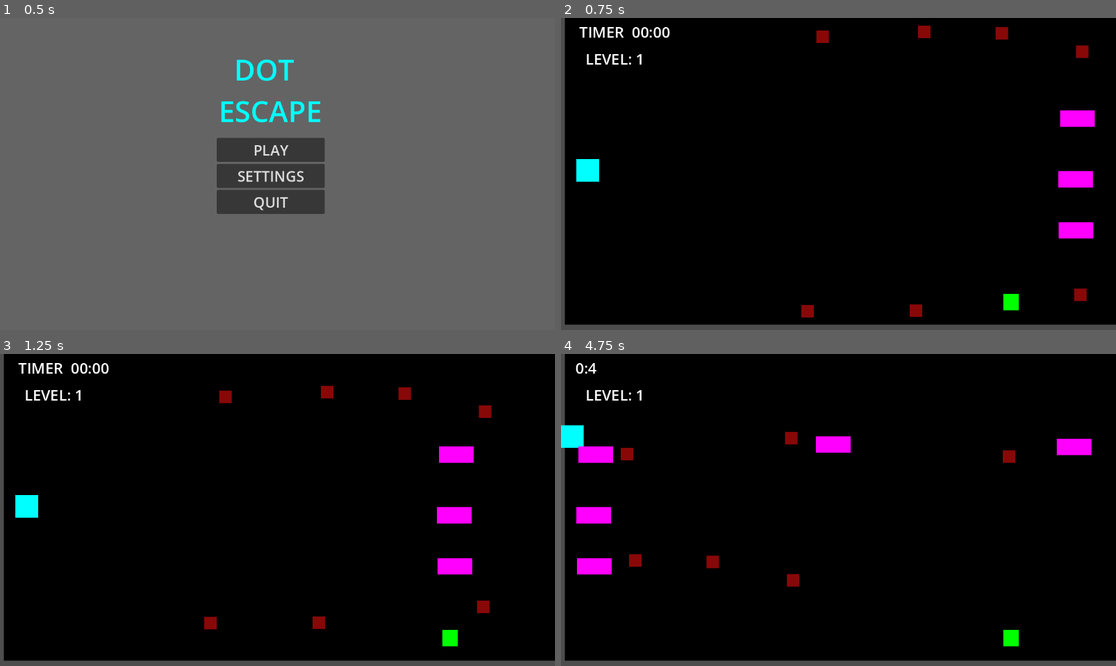
Above: before the commit, frames 1-4 (two rows, left to right).
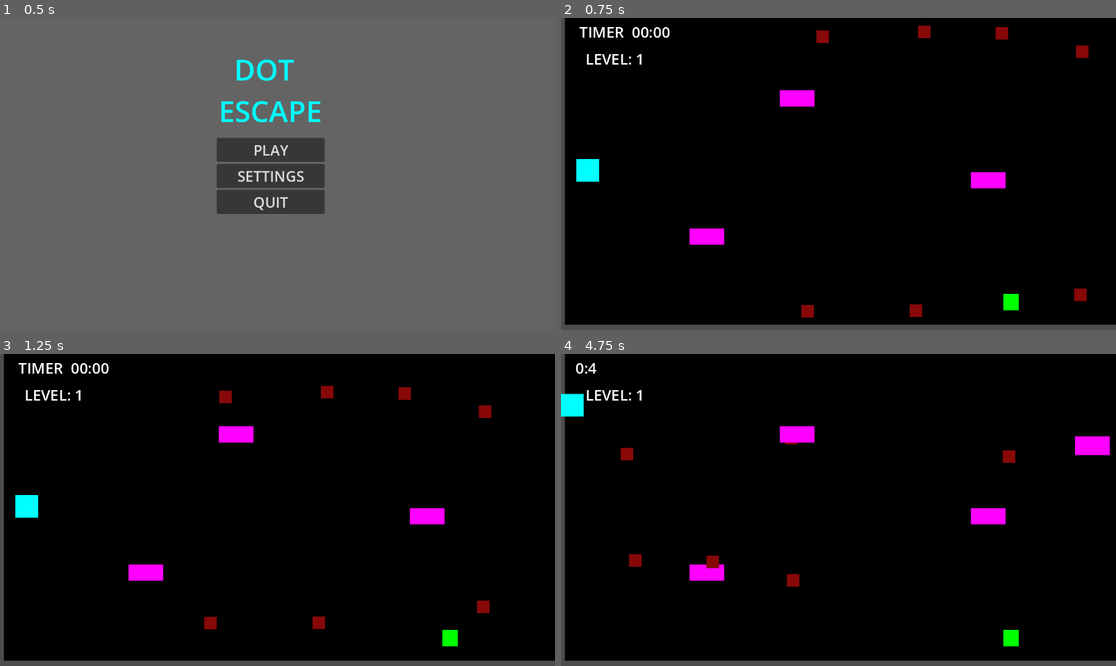
Above: after the commit, the same moments.

Repository: GitProjectAS/DOT-ESCAPE
Game: Godot game, scene res://Scenes/MainScreen.tscn
Two runs of this game, one before a commit and one after it. Both use one fixed random seed, a clock stepped at 60 frames per second and the inputs below.
Inputs:
- Up to frame 1 (0.5 s): no input
- Up to frame 2 (0.75 s): click "PLAY" at 0.5 s
- Up to frame 3 (1.25 s): no input
- Up to frame 4 (4.75 s): hold Right (ui_right) 1.28-2.03 s; hold Down (ui_down) 2.03-2.78 s; hold Right (ui_right) 2.78-3.53 s; hold Up (ui_up) 3.53-4.28 s; hold Left (ui_left) from 4.28 s (still down)

Frame 1 is identical in both runs. In frame 2, 2.0% of the frame differs, in the area x 23-97%, y 23-73%; in frame 3, 1.9%; in frame 4, 3.4%, in the area x 0-99%, y 12-73%.

Commit message:
Making horizontal enemy stationary

Diff:
--- a/dot-escape---godot-/Scenes/level.tscn
+++ b/dot-escape---godot-/Scenes/level.tscn
@@ -68,7 +68,7 @@
 position = Vector2(1100, 590)
 
 [node name="Area2D" parent="." unique_id=1221250160 groups=["vertical enemies"] instance=ExtResource("2_k5f4k")]
-position = Vector2(1108, 441)
+position = Vector2(300, 454)
 
 [node name="Area2D2" parent="." unique_id=472797888 instance=ExtResource("4_81xng")]
 position = Vector2(931, 592)
@@ -90,10 +90,10 @@
 autostart = true
 
 [node name="Area2D5" parent="." unique_id=1921758363 instance=ExtResource("2_k5f4k")]
-position = Vector2(1111, 209)
+position = Vector2(487, 167)
 
 [node name="Area2D6" parent="." unique_id=320401989 instance=ExtResource("2_k5f4k")]
-position = Vector2(1107, 335)
+position = Vector2(884, 337)
 
 [node name="Area2D7" parent="." unique_id=1956403440 instance=ExtResource("3_6phgx")]
 position = Vector2(534, 624)
--- a/dot-escape---godot-/scripts/enemy_horizontal.gd
+++ b/dot-escape---godot-/scripts/enemy_horizontal.gd
@@ -1,7 +1,7 @@
 extends Area2D
 
 
-var speed = 250
+
 
 # Called when the node enters the scene tree for the first time.
 func _ready() -> void:
@@ -10,7 +10,7 @@
 
 # Called every frame. 'delta' is the elapsed time since the previous frame.
 func _process(delta: float) -> void:
-	position.x -= speed * delta
+	pass # Replace with function body.
 
 
 func _on_body_entered(body: Node2D) -> void:
--- a/dot-escape---godot-/scripts/vertical_enemy.gd
+++ b/dot-escape---godot-/scripts/vertical_enemy.gd
@@ -28,3 +28,7 @@
 func _on_body_entered(body: Node2D) -> void:
 	if body.name == "CharacterBody2D":
 		body.position = body.spawn_position
+
+
+func _on_area_entered(area: Area2D) -> void:
+	pass # Replace with function body.
